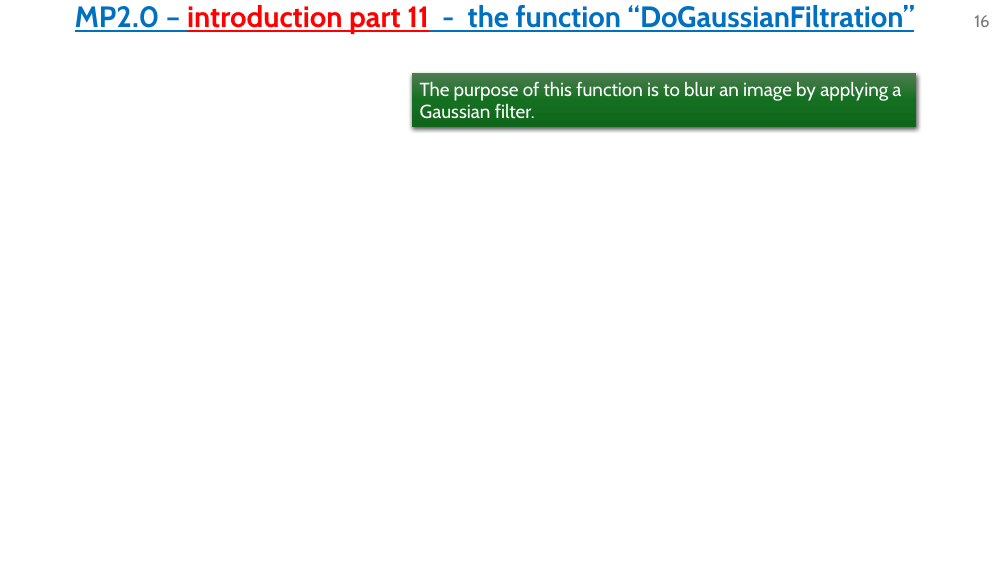
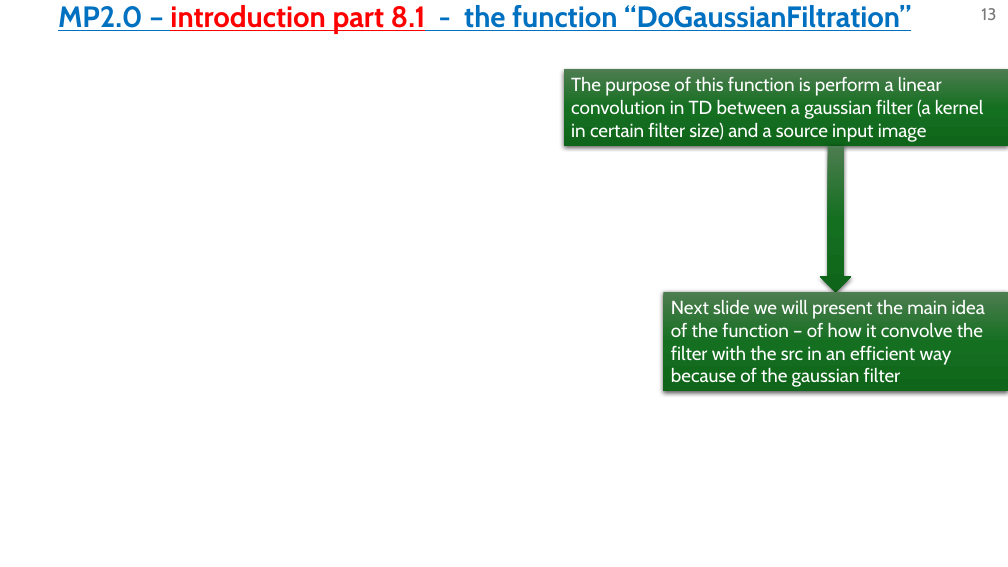
Before and after one commit to omripony/image-processing, a slide deck: slide 13 of MP2/1950-2210-7939-ImPr-IP-MP2.pptx (slide 16 before the commit). Drawn at 1008x567 pixels with LibreOffice and Linux fonts; fonts in the diff are those of the drawing; background and template pictures are left out. Boxes give left, top, right and bottom in pixels: in the first picture for what was removed or moved away, otherwise in the second. Text is boxed around its words. In the diff, an @@ line names an element or a change of style, - is before the commit and + after.

```diff
--- a/MP2/1950-2210-7939-ImPr-IP-MP2.pptx
+++ b/MP2/1950-2210-7939-ImPr-IP-MP2.pptx
@@ text at [58, 5, 911, 34]: text changed @@
-MP2.0 – introduction part 11 - the function “DoGaussianFiltration”
+MP2.0 – introduction part 8.1 - the function “DoGaussianFiltration”
@@ page number at [981, 8, 996, 20]: text changed @@
-16
+13
@@ rectangle "The purpose of this function ...": place and size @@
-rectangle "The purpose of this function ..." at [412, 73, 917, 127]
+rectangle "The purpose of this function ..." at [564, 70, 1008, 146]
@@ text in rectangle at [571, 77, 983, 142]: text changed @@
-The purpose of this function is to blur an image by applying a Gaussian filter.
+The purpose of this function is perform a linear convolution in TD between a gaussian filter (a kernel in certain filter size) and a source input image
@@ down arrow added at [820, 146, 851, 293], fill gradient #4D7E50 to #156F21 to #0F661B @@
@@ rectangle added at [664, 292, 1008, 391], fill gradient #4D7E50 to #156F21 to #0F661B, 18 pt, text #FFFFFF @@
+Next slide we will present the main idea of the function – of how it convolve the filter with the src in an efficient way because of the gaussian filter
```
Also in this commit, not shown: 28 other slides changed, 10 slides added, 12 slides removed, 11 other files.
